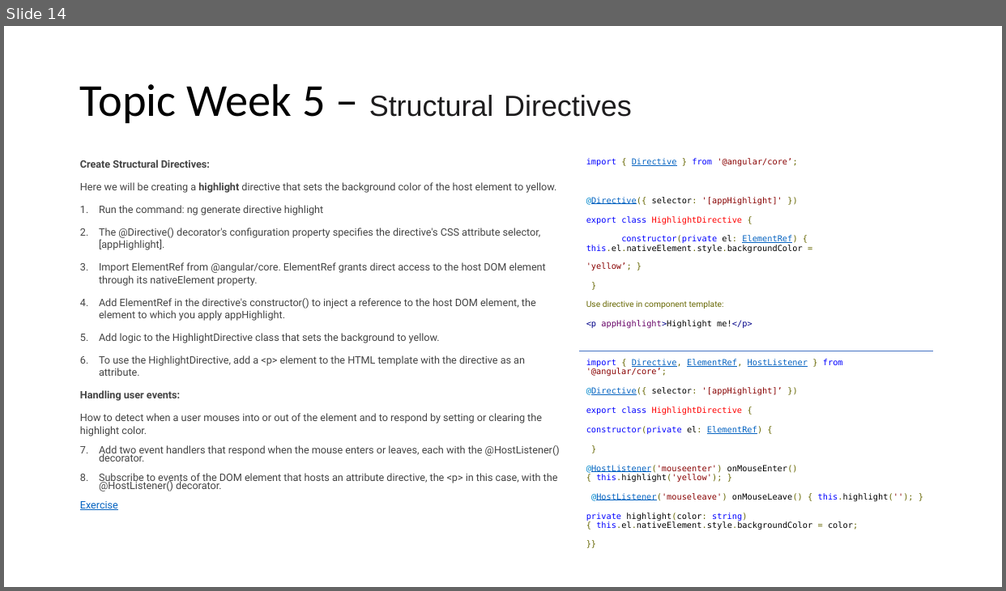
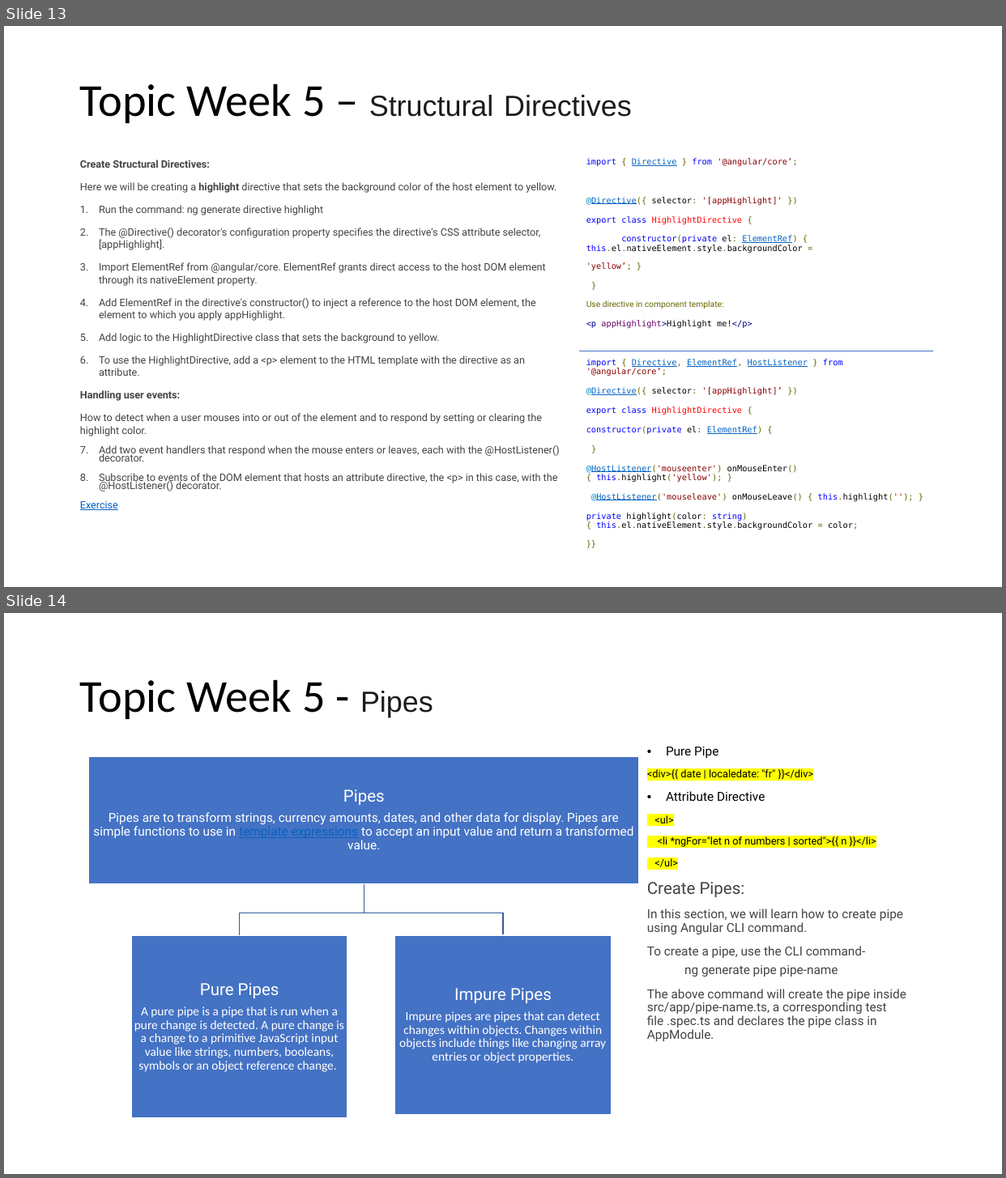
Before and after one commit to spoorthiempowher/Empowher-Curriculum, a slide deck: Angular/EmpowHer - Tech Curriculum (1).pptx. Shown one above the other, each under a label of ours: slide 14 before the commit, slides 13 and 14 after it. The pictures are 1006x591 and 1006x1178 pixels, drawn with LibreOffice and Linux fonts; fonts in the diff are those of the drawing. Boxes give left, top, right and bottom in pixels: in the first picture for what was removed or moved away, otherwise in the second. Text is boxed around its words. In the diff, an @@ line names an element or a change of style, - is before the commit and + after.

Commit message:
updated angular directives and pipes

```diff
--- a/Angular/EmpowHer - Tech Curriculum (1).pptx
+++ b/Angular/EmpowHer - Tech Curriculum (1).pptx
@@ slide 14 added at (x1=4, y1=613, x2=1002, y2=1174), background #FFFFFF @@
@@ title added at (x1=80, y1=679, x2=433, y2=719), 44 pt, text #000000 @@
+Topic Week 5 - Pipes
@@ text added at (x1=647, y1=747, x2=906, y2=1041), 12 pt, text #444444 @@
+• Pure Pipe
+<div>{{ date | localedate: "fr" }}</div>
+• Attribute Directive
+<ul>
+<li *ngFor="let n of numbers | sorted">{{ n }}</li>
+</ul>
+Create Pipes:
+In this section, we will learn how to create pipe using Angular CLI command.
+To create a pipe, use the CLI command-
+  ng generate pipe pipe-name
+The above command will create the pipe inside src/app/pipe-name.ts, a corresponding test file .spec.ts and declares the pipe class in AppModule.
@@ group added at (x1=88, y1=756, x2=639, y2=1118): 3 rectangles, 3 texts, 2 freeform shapes @@
+Pipes
+Pipes are to transform strings, currency amounts, dates, and other data for display. Pipes are simple functions to use in template expressions to accept an input value and return a transformed value.
+Pure Pipes
+A pure pipe is a pipe that is run when a pure change is detected. A pure change is a change to a primitive JavaScript input value like strings, numbers, booleans, symbols or an object reference change.
+Impure Pipes
+Impure pipes are pipes that can detect changes within objects. Changes within objects include things like changing array entries or object properties.
@@ what was slide 14 is now slide 13 @@
```
Also in this commit, not shown: 1 other slide added, 1 slide removed.
